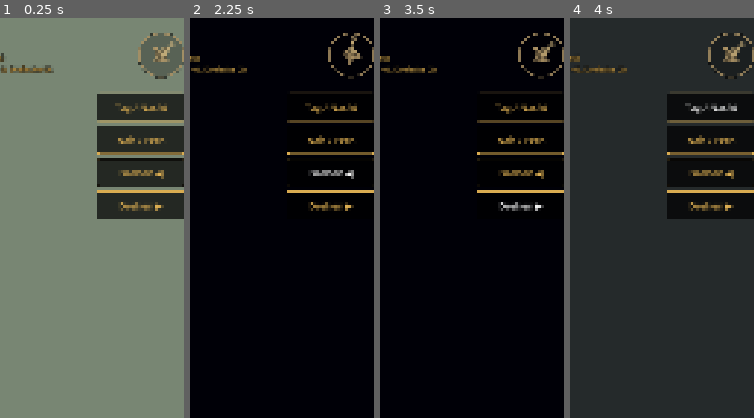
Above: before the commit, frames 1-4 (left to right).
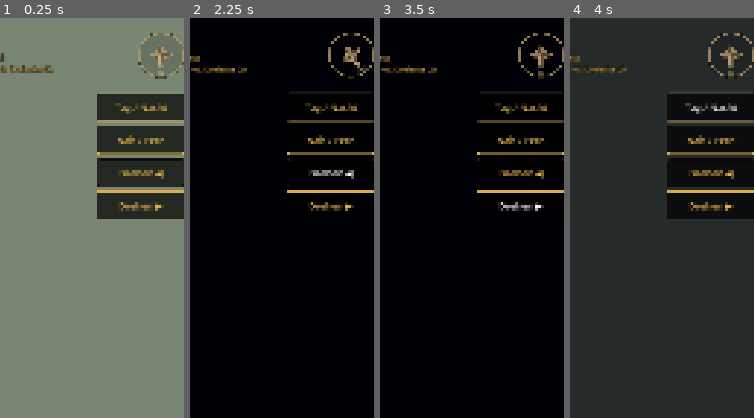
Above: after the commit, the same moments.

Repository: tramour-cmyk/androidapp_rpg_bornim
Game: Godot game, scene res://spiel.tscn
The game is run twice, just before and just after one commit, with the same random seed, the same clock (stepped at 60 frames per second) and the same inputs.
Inputs:
- Up to frame 1 (0.25 s): no input
- Up to frame 2 (2.25 s): click "Tag / Nacht" at 0.5 s; click "Nah / Fern" at 1.25 s; click "Drehen ◀" at 2 s
- Up to frame 3 (3.5 s): click "Drehen ▶" at 2.75 s
- Up to frame 4 (4 s): click "Tag / Nacht" at 3.5 s
The pictures show only the part of the screen within x 46-96%, y 0-50%; the shares and areas given below are measured in that part.

The runs differ from the first frame. In frame 1, 0.4% of the frame differs, in the area x 81-95%, y 5-15%; in frame 2, 0.4%; in frame 3, 0.5%, in the area x 81-96%, y 5-15%; in frame 4, 0.5%.
Error in both runs: Trying to assign value of type 'Nil' to a variable of type 'Dictionary'. (res://skripte/karte.gd:25)

Commit message:
348.6 Runde 11b: Grundansicht nach Sueden und Sonne wie in der Natur (Chef 12:25, 3486-sonne), Waldring Kameraseite niedrig; Bruecken-Laterne auf dem Stegpfosten, Reusen heller und groesser, Beete mit drei Fruechten ungleich, Korn nachts gedaempft, Windrose-Scheibe 0,18
Co-Authored-By: Claude Opus 5.5 <noreply@anthropic.com>
Claude-Session: https://claude.ai/code/session_01X3N8kVd6Kbvfrs1VdKQ4Dp

Diff:
--- a/godot/shader/halm.gdshader
+++ b/godot/shader/halm.gdshader
@@ -27,7 +27,7 @@
 	if (!FRONT_FACING) NORMAL = -NORMAL;   // Rueckseite wie Vorderseite beleuchten (Build 11: nachts halbe Bueschel schwarz)
 	// Runde 11 (Urteil Chef 12:11: unten nur wenig dunkler): Korn unten im eigenen Schatten deutlich dunkel
 	float fuss = korn > 0.5 ? 0.3 + 0.7 * smoothstep(0.05, 0.8, 1.0 - UV.y) : 0.82 + 0.18 * (1.0 - UV.y);
-	ALBEDO = c.rgb * tint * fuss;
+	ALBEDO = c.rgb * tint * fuss * mix(1.0, 0.45, night * korn);   // Runde 11 (Helfer: Korn nachts weiss wie Schnee)
 	if (night > 0.0) {
 		float k = 0.0;
 		for (int i = 0; i < inseln_n; i++) {
--- a/godot/skripte/kamera.gd
+++ b/godot/skripte/kamera.gd
@@ -5,7 +5,7 @@
 
 const FERN := 9.0                      # Bildbreite in Metern
 const NAH := 3.4
-const NORD := 45.0                     # Standardansicht (Windrose: Tippen dreht dorthin zurueck)
+const NORD := 180.0                    # Grundansicht nach Sueden (Chef 25.10., 12:25; vorher 45: nach Nordwesten); Windrose: Tippen dreht dorthin zurueck
 
 var ziel: Node3D
 var gieren := NORD
--- a/godot/skripte/licht.gd
+++ b/godot/skripte/licht.gd
@@ -18,7 +18,7 @@
 const TAG_KONTRAST := 0.86
 const ALT := [[Vector2(-1.0, -0.2), 1.2], [Vector2(0.15, 1.0), 0.35], [Vector2(1.0, -0.2), 1.2]]
 const NATUR := [[Vector2(-1.0, -0.3), 1.2], [Vector2(0.35, -1.0), 0.6], [Vector2(1.0, -0.3), 1.2]]
-static var bahn := ALT
+static var bahn := NATUR   # Chef 25.10., 12:25 (3486-sonne): wie in der Natur
 static var stand := Stand.MITTAG
 static var zur_sonne := Vector3(0, 1, 0)
 static var nach_licht: Array[ShaderMaterial] = []   # werten das Licht selbst aus (Tusche nach dem Licht, toon kontur)
@@ -60,7 +60,7 @@
 	we.environment = env
 	add_child(we)
 	for a in OS.get_cmdline_user_args():
-		if a == "--sonne=natur": bahn = NATUR
+		if a == "--sonne=alt": bahn = ALT
 	setze_stand(stand)
 	stelle(0.0)
 
--- a/godot/skripte/spiel.gd
+++ b/godot/skripte/spiel.gd
@@ -239,10 +239,10 @@
 	held.richtung = Vector3.ZERO
 	await knips(dir + "/schlagbaum.png")
 	ui.sage([])
-	held.setze(Vector2i(28, 7), "UP")               # Laden (Haus 26/3, Tuer 28/5): Markise vor der Front
+	held.setze(Vector2i(28, 2), "DOWN")             # Laden (Haus 26/3, Tuer 28/5); Runde 11 Grundansicht nach Sueden: Held noerdlich davon
 	await get_tree().create_timer(1.0).timeout
 	await knips(dir + "/laden.png")
-	held.setze(Vector2i(31, 22), "UP")              # Kirche (Haus 26/18, Tuer 28/20, Glockenturm am Ostende) von Suedosten
+	held.setze(Vector2i(29, 16), "DOWN")            # Kirche (Haus 26/18, Tuer 28/20, Glockenturm am Ostende); Held noerdlich davon
 	await get_tree().create_timer(1.0).timeout
 	await knips(dir + "/kirche.png")
 	held.setze(Vector2i(15, 24), "UP")              # Fluss mit Bruecke (17-18/25-27) und Brueckenlaterne 19/27, Schilf am Nordufer
@@ -254,7 +254,7 @@
 	licht.umschalten()
 	for st in [[Licht.Stand.MORGEN, "morgen"], [Licht.Stand.ABEND, "abend"]]:   # Runde 11: drei Sonnenstaende wie MapSun.Stand
 		licht.setze_stand(st[0])
-		for o in [[Vector2i(31, 22), "kirche"], [Vector2i(19, 13), "markt"]]:
+		for o in [[Vector2i(29, 16), "kirche"], [Vector2i(19, 13), "markt"]]:
 			held.setze(o[0], "UP")
 			await get_tree().create_timer(1.0).timeout
 			await knips(dir + "/%s_%s.png" % [o[1], st[1]])
--- a/godot/skripte/windrose.gd
+++ b/godot/skripte/windrose.gd
@@ -13,7 +13,7 @@
 func _init() -> void:
 	custom_minimum_size = Vector2(GROESSE, GROESSE)
 	size = custom_minimum_size
-	modulate.a = 0.78                            # Runde 11 (Chefrunde 11:48: durchsichtiger); Gold nicht unter 0,75 (Helfer Runde 8: matt)
+	modulate.a = 0.8                            # Runde 11 (Chefrunde 11:48: durchsichtiger); Gold nicht unter 0,75 (Helfer Runde 8: matt)
 	mouse_filter = Control.MOUSE_FILTER_STOP
 
 func richte(w: float) -> void:
@@ -30,7 +30,7 @@
 	var m := size / 2
 	var r := size.x / 2
 	var dp := AktionsKnopf.DP
-	draw_circle(m, r, Color(0, 0, 0, 0.34))        # Runde 11: Scheibe 0,62 -> 0,34, die Karte scheint durch
+	draw_circle(m, r, Color(0, 0, 0, 0.18))        # Runde 11: Scheibe 0,62 -> 0,18, die Karte scheint durch (Helfer: bei 0,34 kaum durchsichtig)
 	draw_arc(m, r - 0.3 * dp, 0, TAU, 48, Color(0, 0, 0, 0.6), 0.8 * dp, true)   # dunkler Aussenrand: Ring verschwamm im Stroh
 	draw_arc(m, r - 1.4 * dp, 0, TAU, 48, AktionsKnopf.RAND, 1.6 * dp, true)
 	var dreh := func(v: Vector2) -> Vector2: return m + v.rotated(winkel)
Not shown, changed: tools/blender348/v3/dorf.py
